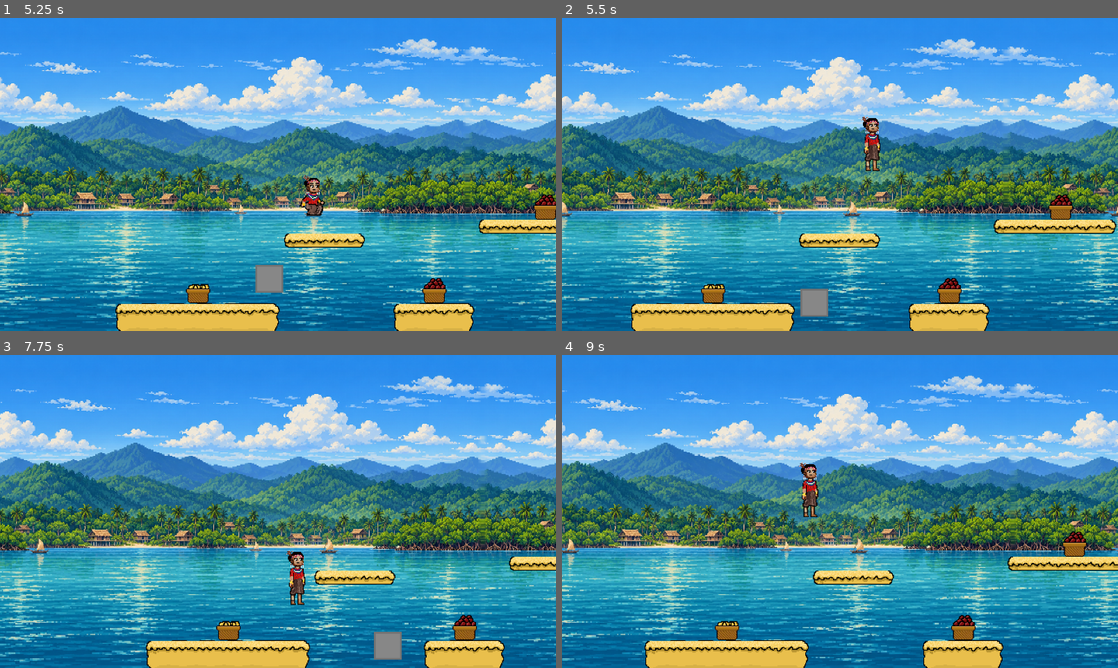
Above: before the commit, frames 1-4 (two rows, left to right).
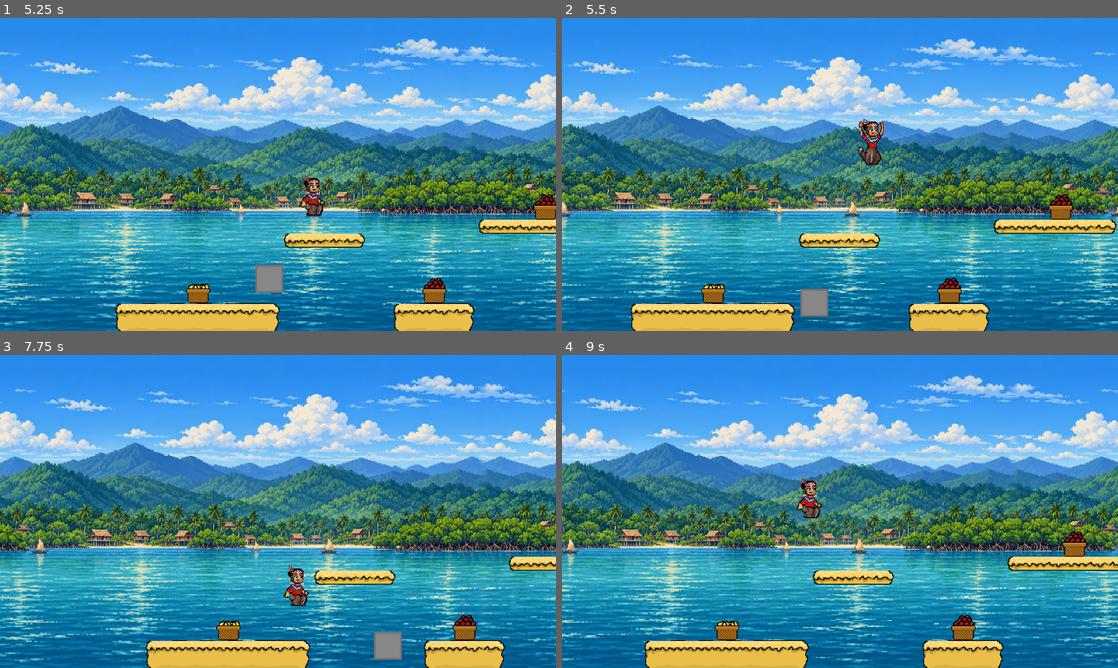
Above: after the commit, the same moments.

Repository: JumbledOne/RPHGameProject
Game: Godot game, scene res://scenes/ui/main_menu.tscn
The game is run twice, just before and just after one commit, with the same random seed, the same clock (stepped at 60 frames per second) and the same inputs. The engine's default icon, where the game draws it, is replaced by a stand-in: a white triangle on a blue panel in a dark square.
Inputs (mouse positions are in pixels of both pictures, inside the frame that each line leads up to):
- Up to frame 1 (5.25 s): click "Play" at 0.5 s; click "Level 1 - Pre-Colonial Davao" at 1.25 s; click "Level 1 - Pre-Colonial Davao" at 2 s; click "Level 1 - Pre-Colonial Davao" at 2.75 s; click "Start" at 3.5 s; tap Enter at 4.25 s; move the mouse to (400, 158) at 4.27 s; hold Space (jump) 4.28-5.03 s; hold D (right) from 4.28 s (still down); move the mouse to (166, 190) at 5.02 s; tap I (ability) at 5.1 s
- Up to frame 2 (5.5 s): keep holding D (right); tap Space (jump) at 5.27, 5.3 s
- Up to frame 3 (7.75 s): tap Space (jump) at 5.57, 6.6, 6.77, 7.07, 7.52, 7.55 s; move the mouse to (333, 442) at 5.77 s; release D (right) at 5.78 s; hold A (left) 5.78-6.53 s; hold Space (jump) 5.78-6.53 s; tap E (attack) at 5.85 s; move the mouse to (250, 574) at 6.52 s; hold D (right) from 6.53 s (still down); move the mouse to (444, 558) at 7.27 s; hold I (ability) from 7.28 s (still down)
- Up to frame 4 (9 s): tap Space (jump) at 7.82, 8.27, 8.3, 8.57 s; move the mouse to (673, 464) at 8.02 s; release D (right) at 8.03 s; release I (ability) at 8.03 s; hold A (left) 8.03-8.78 s; tap E (attack) at 8.1 s; move the mouse to (867, 511) at 8.77 s; hold D (right) from 8.78 s (still down); hold Space (jump) from 8.78 s (still down)

Frame 1 is identical in both runs. In frame 2, 0.5% of the frame differs, in the area x 53-58%, y 31-49%; in frame 3, 0.5%, in the area x 51-56%, y 62-81%; in frame 4, 0.5%.

Commit message:
character_model now only tracks velocity and should animate jumps and falls for any entity

Diff:
--- a/src/scripts/character_model/character_model.gd
+++ b/src/scripts/character_model/character_model.gd
@@ -5,7 +5,7 @@
 # So we manually animate the atlas texture using an animation player since all
 # sprite sheets are consistent anyway
 
-@onready var entity: PlatformerEntity = $".."
+@onready var entity: Entity = $".."
 @onready var animation_player: AnimationPlayer = $AnimationPlayer
 
 const DAMAGE_ANIM_SCALE: float = 2.0
@@ -14,18 +14,25 @@
 const WALKING_ANIM_SCALE: float = 3.0
 const RUNNING_ANIM_SCALE: float = 5.0
 
+# Animation vars
 var _can_animate: bool = true
+var last_facing_right: bool = true
+# Jump vars
+# Tracked so that the jump and land animations play once
+# We don't use the jumped signal so any entity can use them
+var _jumped: bool = false
 var _reached_peak: bool = false
-var last_facing_right: bool = true
 
 func _ready() -> void:
-	entity.jumped.connect(_on_jumped)
 	entity.damaged.connect(_on_damaged)
 	entity.died.connect(_on_died)
 
 func _process(_delta: float) -> void:
 	# Movement Animations
 	if entity.is_on_floor():
+		# Reset jump vars
+		_jumped = false
+		_reached_peak = false
 		# Exactly zero
 		if entity.horizontal_movement == 0:
 			_play_animation("face_left", "face_right")
@@ -35,14 +42,17 @@
 			var anim_scale: float = RUNNING_ANIM_SCALE if entity.get_is_sprinting() else WALKING_ANIM_SCALE
 			_play_animation("walk_left", "walk_right", anim_scale)
 	# Check if about to land
-	elif entity.velocity.y > 0:
-		if not _reached_peak:
-			_play_animation("land_left", "land_right", LANDING_ANIM_SCALE, true)
-		_reached_peak = true
-
-func _on_jumped():
-	_reached_peak = false # Reseting the variable
-	_play_animation("jump_left", "jump_right", JUMPING_ANIM_SCALE, false, true)
+	else:
+		# Upward
+		if entity.velocity.y < 0:
+			if not _jumped:
+				_play_animation("jump_left", "jump_right", JUMPING_ANIM_SCALE, false, true)
+			_jumped = true
+		# Downward
+		else:
+			if not _reached_peak:
+				_play_animation("land_left", "land_right", LANDING_ANIM_SCALE, true)
+			_reached_peak = true
 
 func _on_damaged():
 	_play_animation("hit_left", "hit_right", DAMAGE_ANIM_SCALE, true, true)
